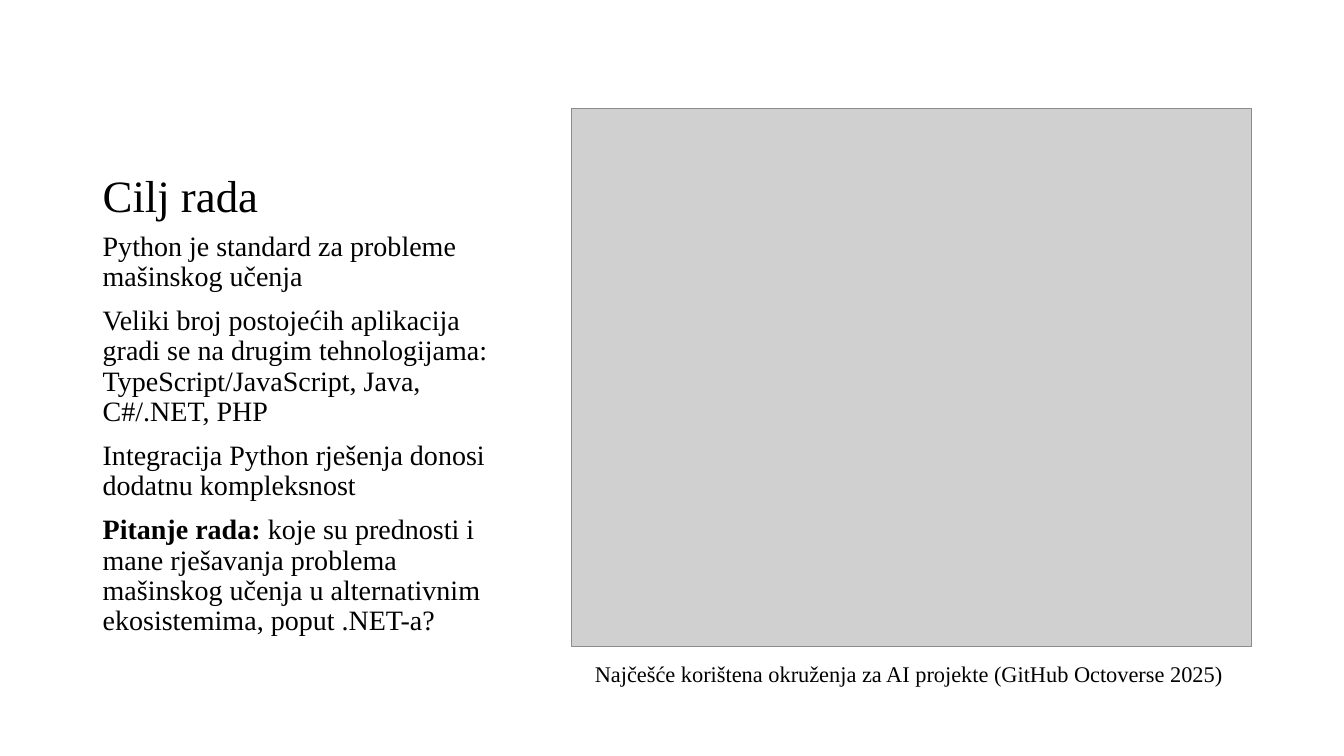
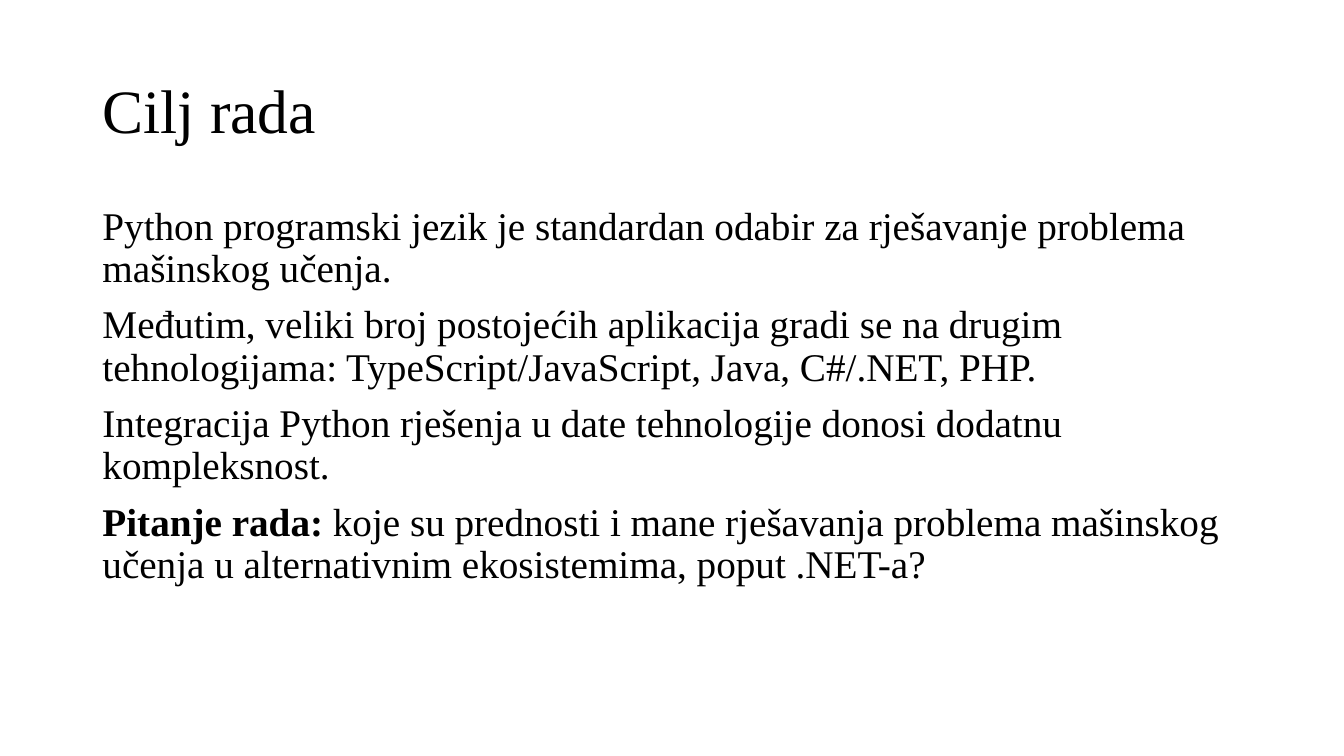
Before and after one commit to omarkurtovic/ml-dotnet-vs-python, a slide deck: slide 2 of Presentation/omar_kurtovic_diplomski_prezentacija.pptx. Drawn at 1344x756 pixels with LibreOffice and Linux fonts; fonts in the diff are those of the drawing; grey boxes stand for pictures. Boxes give left, top, right and bottom in pixels: in the first picture for what was removed or moved away, otherwise in the second. Text is boxed around its words. In the diff, an @@ line names an element or a change of style, - is before the commit and + after.

```diff
--- a/Presentation/omar_kurtovic_diplomski_prezentacija.pptx
+++ b/Presentation/omar_kurtovic_diplomski_prezentacija.pptx
@@ title "Cilj rada" moved from (x1=103, y1=181, x2=258, y2=221) to (x1=102, y1=90, x2=316, y2=144) @@
@@ title "Cilj rada" at (x1=102, y1=90, x2=316, y2=144): size 32 to 44 pt; vertical alignment bottom to middle @@
@@ picture removed at (x1=572, y1=109, x2=1252, y2=646) @@
@@ text "Python programski jezik je standardan ..." moved from (x1=103, y1=236, x2=487, y2=636) to (x1=102, y1=212, x2=1218, y2=586) @@
@@ text at (x1=102, y1=212, x2=1185, y2=487): text changed; size 20 to 28 pt @@
-Python je standard za probleme mašinskog učenja
-Veliki broj postojećih aplikacija gradi se na drugim tehnologijama: TypeScript/JavaScript, Java, C#/.NET, PHP
-Integracija Python rješenja donosi dodatnu kompleksnost
+Python programski jezik je standardan odabir za rješavanje problema mašinskog učenja.
+Međutim, veliki broj postojećih aplikacija gradi se na drugim tehnologijama: TypeScript/JavaScript, Java, C#/.NET, PHP.
+Integracija Python rješenja u date tehnologije donosi dodatnu kompleksnost.
@@ text at (x1=102, y1=508, x2=1218, y2=586): size 20 to 28 pt in "Pitanje rada: koje su prednosti i mane ..." @@
@@ text removed at (x1=595, y1=666, x2=1222, y2=687) @@
-Najčešće korištena okruženja za AI projekte (GitHub Octoverse 2025)
```
Also in this commit, not shown: 3 other slides changed, 2 slides added, 1 other file.
